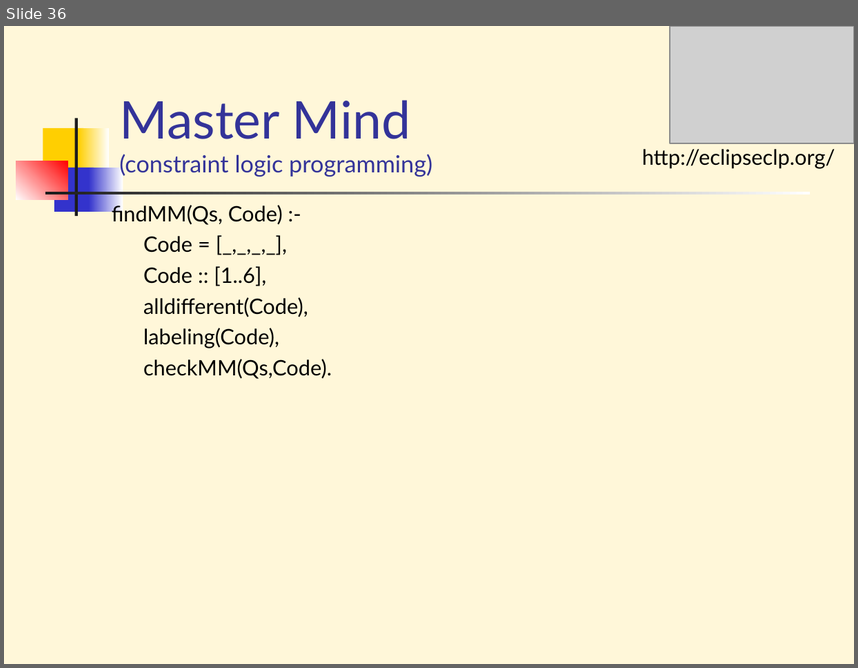
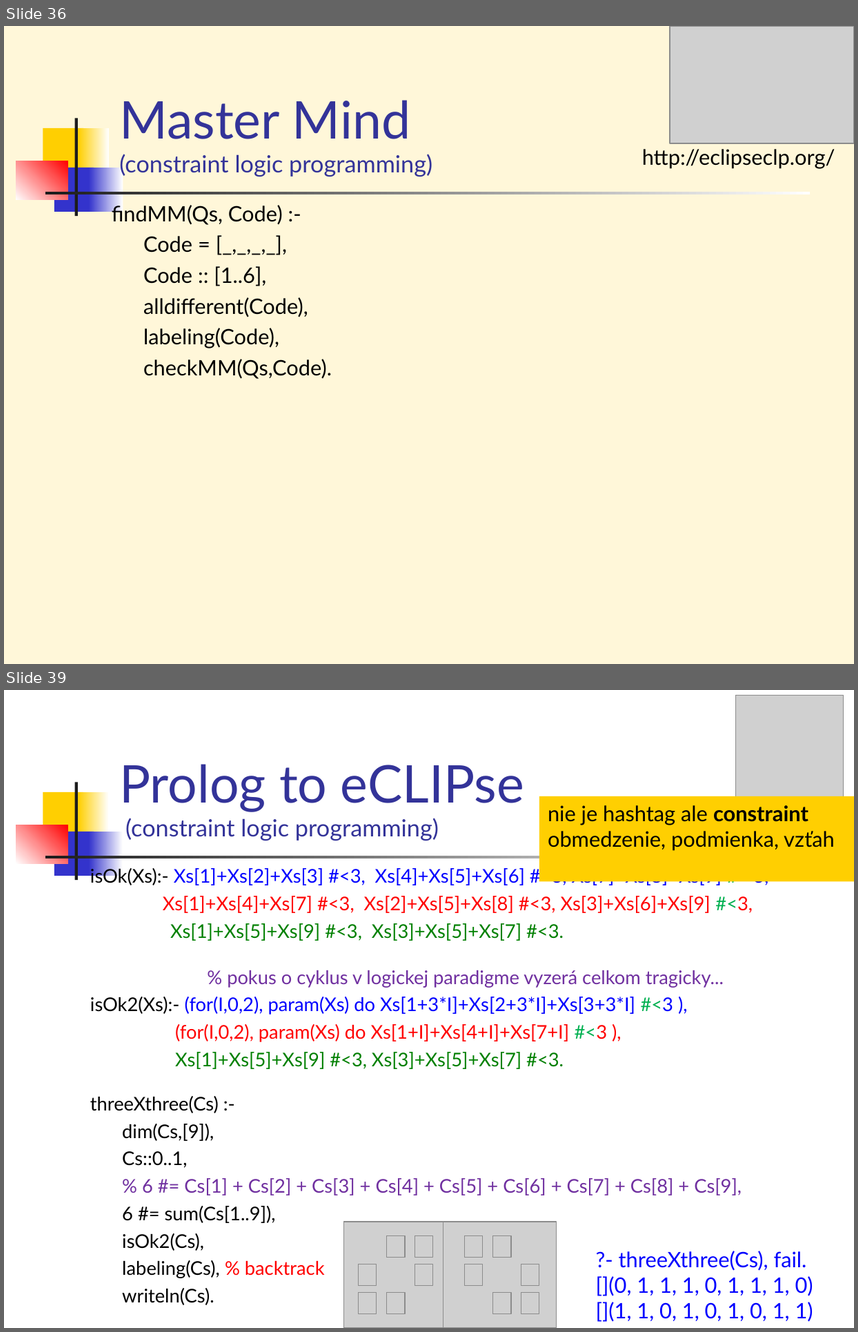
Before and after one commit to paradigmy/Prednasky, a slide deck: 11/logicke2.ppt. Shown one above the other, each under a label of ours: slide 36 before the commit, slides 36 and 39 after it; the slides between them are not shown. The pictures are 858x668 and 858x1332 pixels, drawn with LibreOffice and Linux fonts; fonts in the diff are those of the drawing; grey boxes stand for pictures. Boxes give left, top, right and bottom in pixels: in the first picture for what was removed or moved away, otherwise in the second. Text is boxed around its words. In the diff, an @@ line names an element or a change of style, - is before the commit and + after.

```diff
--- a/11/logicke2.ppt
+++ b/11/logicke2.ppt
@@ slide 39 added at (4, 690, 854, 1328), background #FFFFFF; not listed: 7 template elements that a slide beside it also shows @@
@@ picture added at (736, 695, 844, 803) @@
@@ title added at (119, 764, 524, 841), 20 pt, text #333399 @@
+Prolog to eCLIPse
+(constraint logic programming)
@@ rectangle added at (539, 796, 854, 881), fill #FFCF01, 18 pt, text #000000 @@
+nie je hashtag ale constraint
+obmedzenie, podmienka, vzťah
@@ text added at (90, 867, 769, 1305), 16 pt, text #FF0000 @@
+isOk(Xs):- Xs[1]+Xs[2]+Xs[3] #<3, Xs[4]+Xs[5]+Xs[6] #<3, Xs[7]+Xs[8]+Xs[9] #< 3,
+Xs[1]+Xs[4]+Xs[7] #<3, Xs[2]+Xs[5]+Xs[8] #<3, Xs[3]+Xs[6]+Xs[9] #<3,
+Xs[1]+Xs[5]+Xs[9] #<3, Xs[3]+Xs[5]+Xs[7] #<3.
+% pokus o cyklus v logickej paradigme vyzerá celkom tragicky...
+isOk2(Xs):- (for(I,0,2), param(Xs) do Xs[1+3*I]+Xs[2+3*I]+Xs[3+3*I] #<3 ),
+(for(I,0,2), param(Xs) do Xs[1+I]+Xs[4+I]+Xs[7+I] #<3 ),
+Xs[1]+Xs[5]+Xs[9] #<3, Xs[3]+Xs[5]+Xs[7] #<3.
+threeXthree(Cs) :-
+dim(Cs,[9]),
+Cs::0..1,
+% 6 #= Cs[1] + Cs[2] + Cs[3] + Cs[4] + Cs[5] + Cs[6] + Cs[7] + Cs[8] + Cs[9],
+6 #= sum(Cs[1..9]),
+isOk2(Cs),
+labeling(Cs), % backtrack
+writeln(Cs).
@@ picture added at (344, 1221, 444, 1328) @@
@@ picture added at (444, 1221, 557, 1328) @@
@@ picture added at (386, 1236, 406, 1257) @@
@@ picture added at (415, 1236, 432, 1257) @@
@@ picture added at (465, 1236, 484, 1257) @@
@@ picture added at (493, 1236, 512, 1257) @@
@@ picture added at (359, 1264, 377, 1285) @@
@@ picture added at (415, 1264, 432, 1285) @@
@@ picture added at (465, 1264, 484, 1285) @@
@@ picture added at (521, 1264, 539, 1285) @@
@@ text added at (596, 1250, 813, 1321), 18 pt, text #0000FF @@
+?- threeXthree(Cs), fail.
+[](0, 1, 1, 1, 0, 1, 1, 1, 0)
+[](1, 1, 0, 1, 0, 1, 0, 1, 1)
@@ picture added at (359, 1292, 377, 1313) @@
@@ picture added at (386, 1292, 406, 1313) @@
@@ picture added at (493, 1292, 512, 1313) @@
@@ picture added at (521, 1292, 539, 1313) @@
```
Also in this commit, not shown: 1 slide changed, 5 other slides added, 1 other file.
